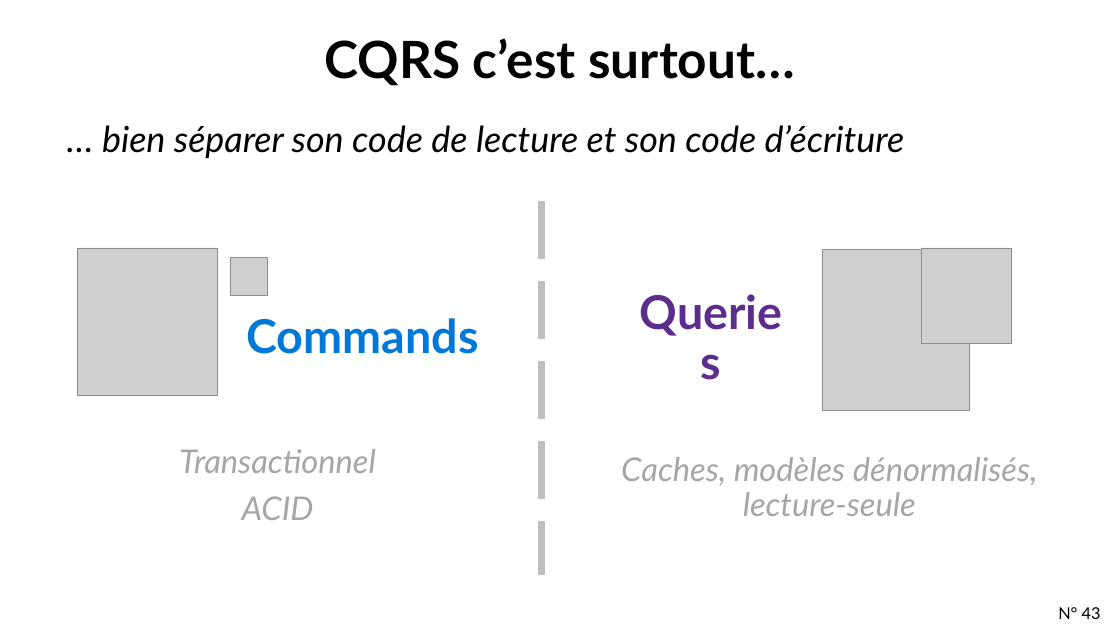
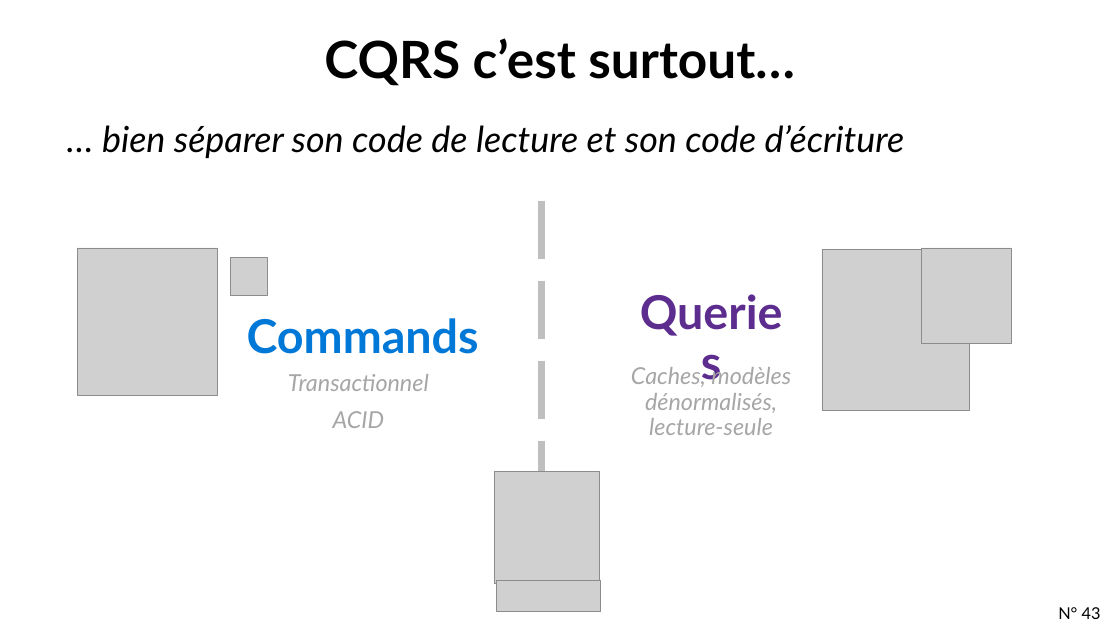
Before and after one commit to tpierrain/CQRS-slides, a slide deck: slide 43 of french/DecouvrirCQRSparLaPratique.pptx. Drawn at 1120x630 pixels with LibreOffice and Linux fonts; fonts in the diff are those of the drawing; grey boxes stand for pictures; background and template pictures are left out. Boxes give left, top, right and bottom in pixels: in the first picture for what was removed or moved away, otherwise in the second. Text is boxed around its words. In the diff, an @@ line names an element or a change of style, - is before the commit and + after.

```diff
--- a/french/DecouvrirCQRSparLaPratique.pptx
+++ b/french/DecouvrirCQRSparLaPratique.pptx
@@ text "Transactionnel" at [288,374,429,428]: size 28 to 20 pt @@
@@ text "Transactionnel": place and size @@
-text "Transactionnel" at [179,449,376,520]
+text "Transactionnel" at [288,374,429,428]
@@ text "Caches, modèles dénormalisés, lecture-seule": place and size @@
-text "Caches, modèles dénormalisés, lecture-seule" at [621,457,1037,516]
+text "Caches, modèles dénormalisés, lecture-seule" at [631,364,791,435]
@@ text "Caches, modèles dénormalisés, lecture-seule" at [631,364,791,435]: size 28 to 20 pt @@
@@ picture added at [495,471,600,583] @@
@@ picture added at [497,581,600,611] @@
```
Also in this commit, not shown: 1 other slide changed, 1 other file.
